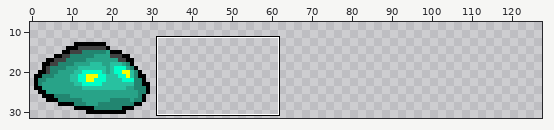
Two states of a sprite sheet, GraphicsEngine/Game/Art/Monsters/slime.png. The first picture is a wide view before the edit; the outline marks the close-up.
Close-up. Before:
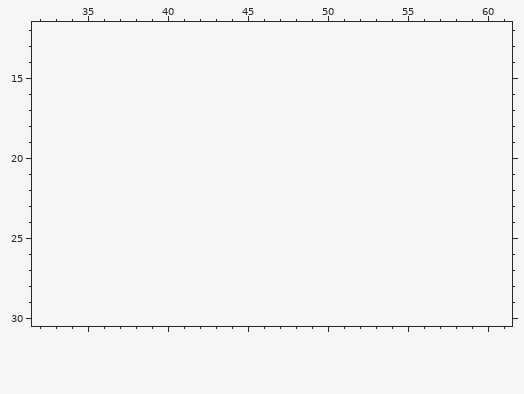
The file is 32x32 pixels. Shown: x 32..61, y 12..30. The old version is drawn lined up with the new one, on the new canvas. The wide view leaves out empty margins. The commit also changed other parts of the picture, which this record leaves out.
Now the later version:
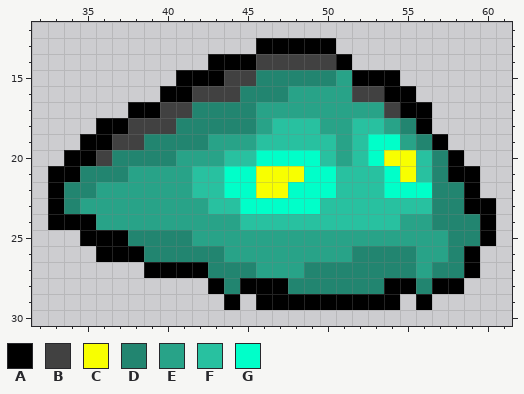
Palette (. is transparent): A #000000  B #414141  C #f8ff00  D #228570  E #28a388  F #28c1a0  G #00ffc9
What changed:
canvas 32x32 -> 128x32
The author put colour A in row 13 at x 46 to 50; in row 14 at x 43 to 45 and 51; in row 15 at x 41 to 43 and 52 to 54; in row 16 at x 40 to 41 and 54 to 55; in row 17 at x 38 to 39 and 55 to 56; in row 18 at x 36 to 37 and 56.
The author put colour A in row 19 at x 35 to 36 and 57; in row 20 at x 34 to 35 and 58; in row 21 at x 33 to 34 and 58 to 59; in row 22 at x 33 and 59; in row 23 at x 33 and 59 to 60; in row 24 at x 33 to 35 and 60.
The author put colour A in row 25 at x 35 to 37 and 60; in row 26 at x 36 to 38 and 59; in row 27 at x 39 to 42 and 59; in row 28 at x 43, 45 to 47, 54 to 55 and 57 to 58; in row 29 at x 44, 46 to 54 and 56.
The author put colour B in row 14 at x 46 to 50; in row 15 at x 44 to 45; in row 16 at x 42 to 44 and 52 to 53; in row 17 at x 40 to 41 and 54; in row 18 at x 38 to 40; in row 19 at x 37 to 38.
The author put colour B in row 20 at x 36.
The author put colour C in row 20 at x 54 to 55; in row 21 at x 46 to 48 and 55; in row 22 at x 46 to 47.
The author put colour D in row 15 at x 46 to 50; in row 16 at x 45 to 47; in row 17 at x 42 to 45; in row 18 at x 41 to 45 and 55; in row 19 at x 39 to 42 and 56; in row 20 at x 37 to 40 and 57.
The author put colour D in row 21 at x 35 to 37 and 57; in row 22 at x 34 to 35 and 57 to 58; in row 23 at x 34 and 57 to 58; in row 24 at x 57 to 59; in row 25 at x 38 to 41 and 58 to 59; in row 26 at x 39 to 43, 52 to 55 and 58.
The author put colour D in row 27 at x 43 to 45, 49 to 55 and 57 to 58; in row 28 at x 44, 48 to 53 and 56.
The author put colour E in row 15 at x 51; in row 16 at x 48 to 51; in row 17 at x 46 to 53; in row 18 at x 46, 50 to 51 and 54; in row 19 at x 43 to 45, 51 and 55; in row 20 at x 41 to 43 and 51.
The author put colour E in row 21 at x 38 to 41; in row 22 at x 36 to 41; in row 23 at x 35 to 42; in row 24 at x 36 to 44 and 55 to 56; in row 25 at x 42 to 57; in row 26 at x 44 to 51 and 56 to 57.
The author put colour E in row 27 at x 46 to 48 and 56.
The author put colour F in row 18 at x 47 to 49 and 52 to 53; in row 19 at x 46 to 50 and 52; in row 20 at x 44 to 45, 50, 52 and 56; in row 21 at x 42 to 43, 51 to 53 and 56; in row 22 at x 42 to 43 and 51 to 53; in row 23 at x 43 to 44 and 50 to 56.
The author put colour F in row 24 at x 45 to 54.
The author put colour G in row 19 at x 53 to 54; in row 20 at x 46 to 49 and 53; in row 21 at x 44 to 45, 49 to 50 and 54; in row 22 at x 44 to 45, 48 to 50 and 54 to 56; in row 23 at x 45 to 49.
Pixel boxes of the changes (left, top, right, bottom) in both close-ups:
added: (48, 38, 496, 310)
